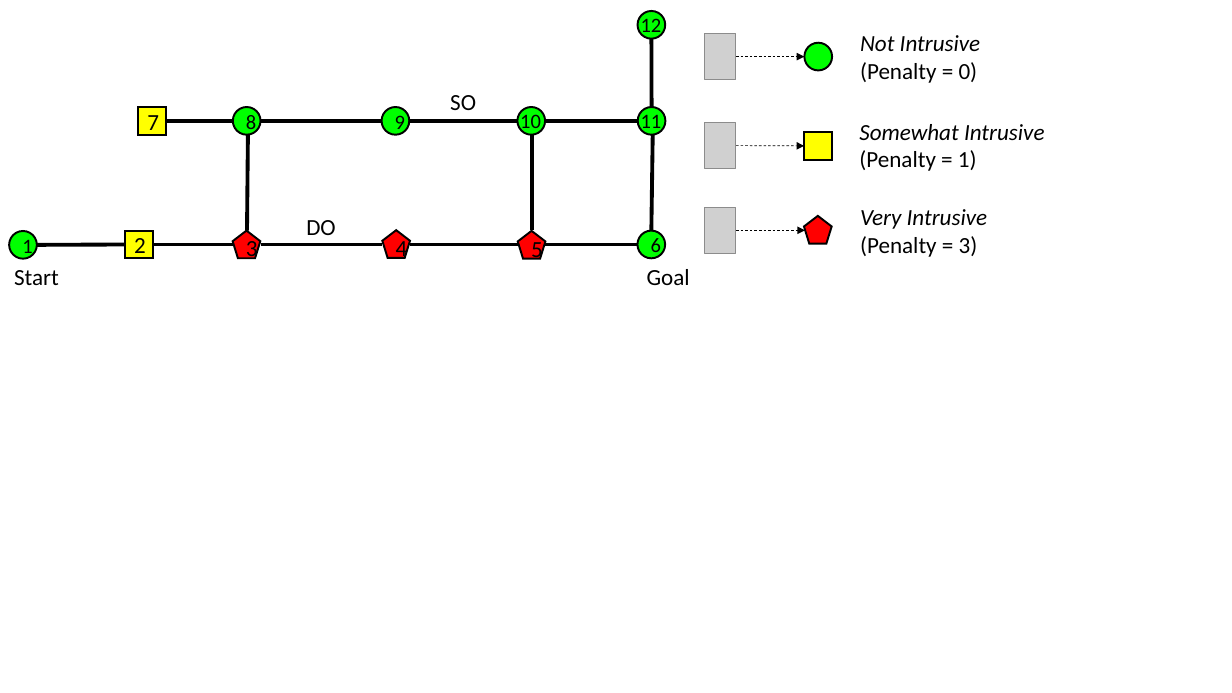
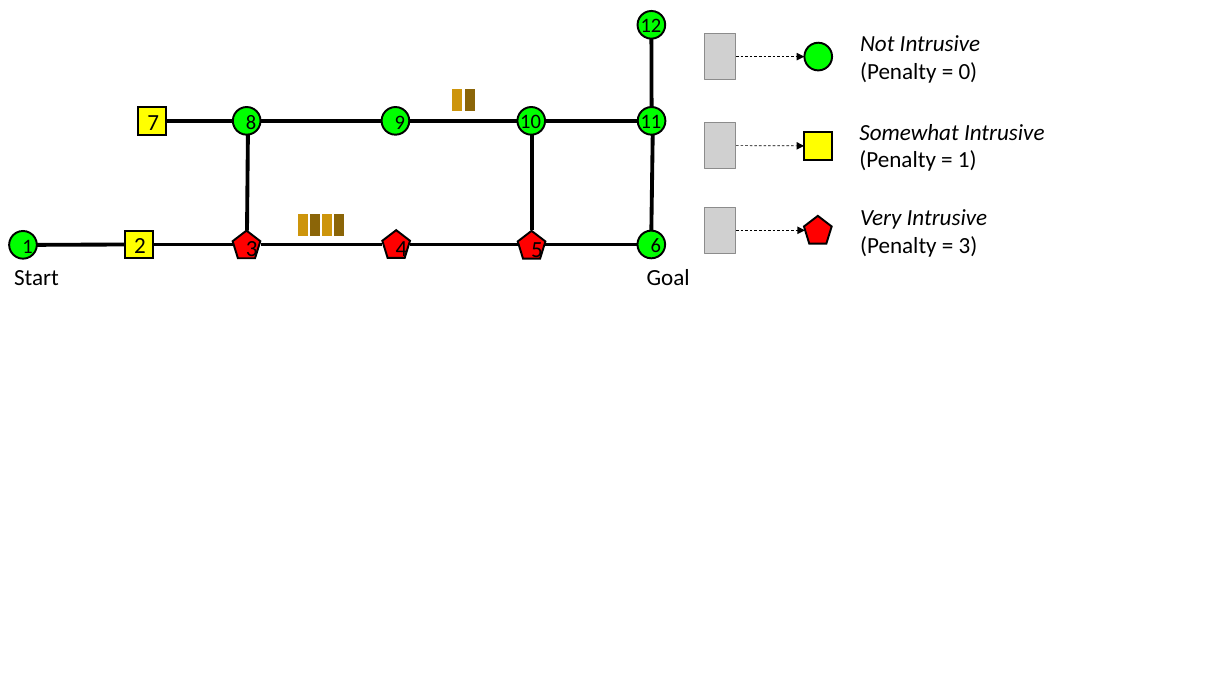
Before and after one commit to cmu-able/explainable-planning, a slide deck: slide 14 of XPlanningEvaluation/data/instruction/instruction-color-blind-friendly.pptx. Drawn at 1232x693 pixels with LibreOffice and Linux fonts; fonts in the diff are those of the drawing; grey boxes stand for pictures. Boxes give left, top, right and bottom in pixels: in the first picture for what was removed or moved away, otherwise in the second. Text is boxed around its words. In the diff, an @@ line names an element or a change of style, - is before the commit and + after.

```diff
--- a/XPlanningEvaluation/data/instruction/instruction-color-blind-friendly.pptx
+++ b/XPlanningEvaluation/data/instruction/instruction-color-blind-friendly.pptx
@@ text removed at <box>450,95,476,110</box> @@
-SO
@@ text removed at <box>306,220,335,235</box> @@
-DO
@@ group added at <box>297,89,476,238</box>: 6 rectangles @@
```
Also in this commit, not shown: 4 other slides changed.
